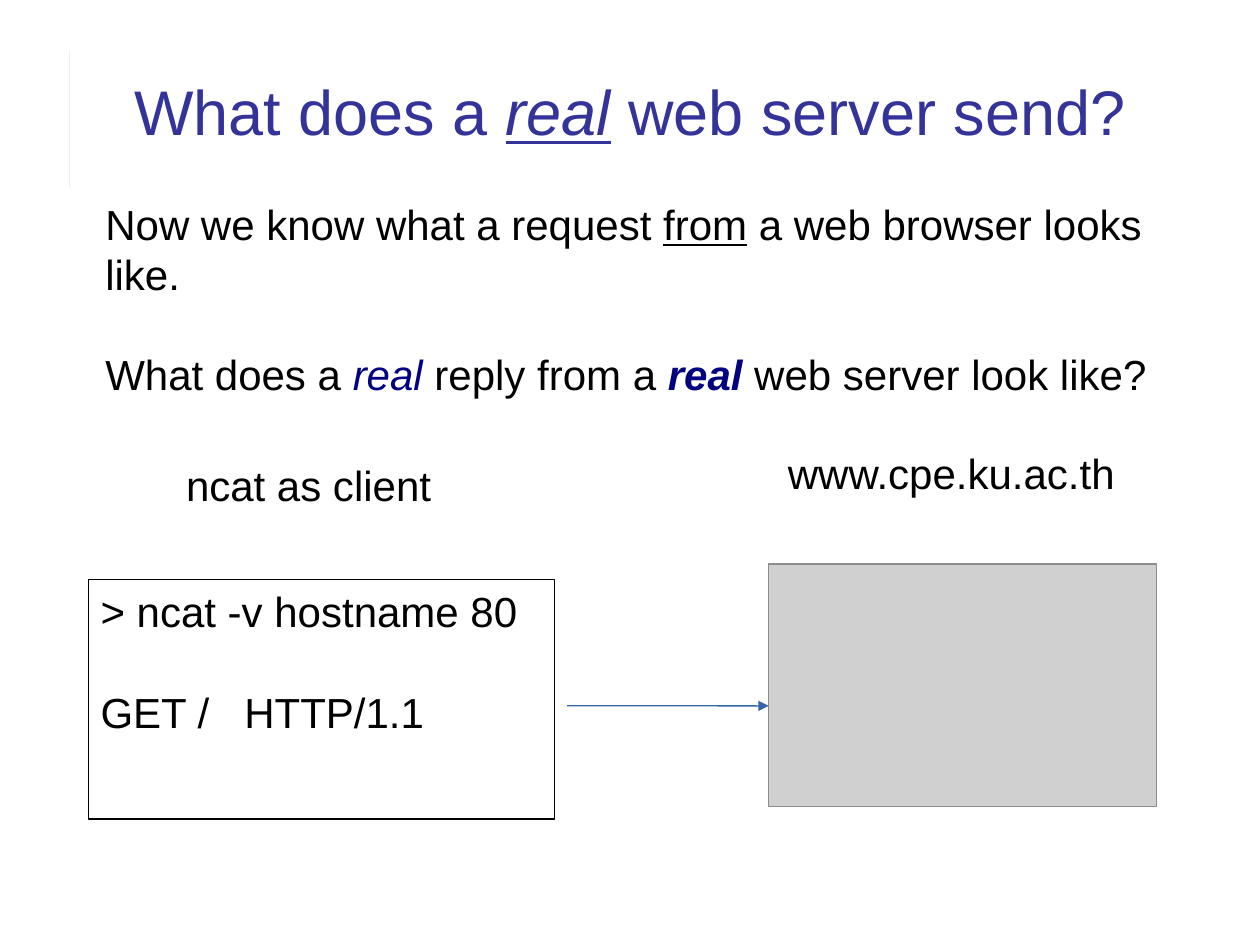
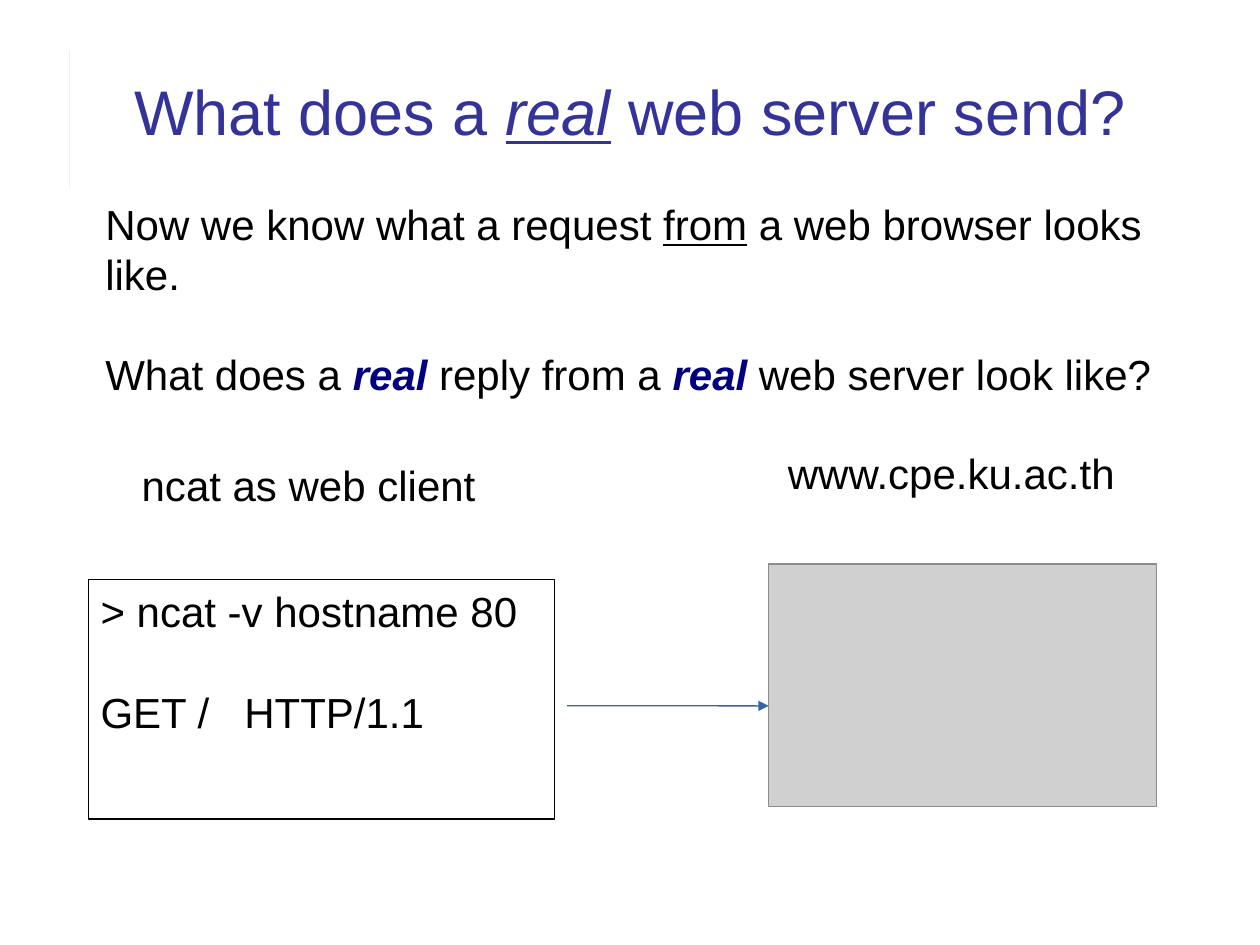
Before and after one commit to cpske/ISP, a slide deck: slide 16 of web/HTTP-in-Action.ppt (slide 10 before the commit). Drawn at 1260x945 pixels with LibreOffice and Linux fonts; fonts in the diff are those of the drawing; grey boxes stand for pictures. Boxes give left, top, right and bottom in pixels: in the first picture for what was removed or moved away, otherwise in the second. Text is boxed around its words. In the diff, an @@ line names an element or a change of style, - is before the commit and + after.

```diff
--- a/web/HTTP-in-Action.ppt
+++ b/web/HTTP-in-Action.ppt
@@ text "Now we know what a ..." at (105, 209, 1151, 399): bold on in "real" @@
@@ text at (142, 470, 475, 502): text changed @@
-ncat as client
+ncat as web client
```
Also in this commit, not shown: 13 other slides changed, 6 slides added, 3 other files.
